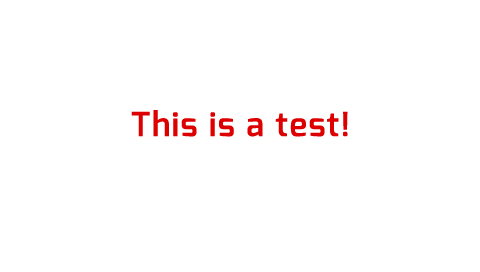
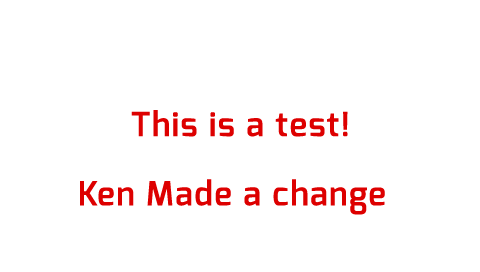
Layered file, before and after one edit (480x272). Changes by layer:
added layer "Ken Made a change" above "And another..." over (80, 179, 385, 215)
